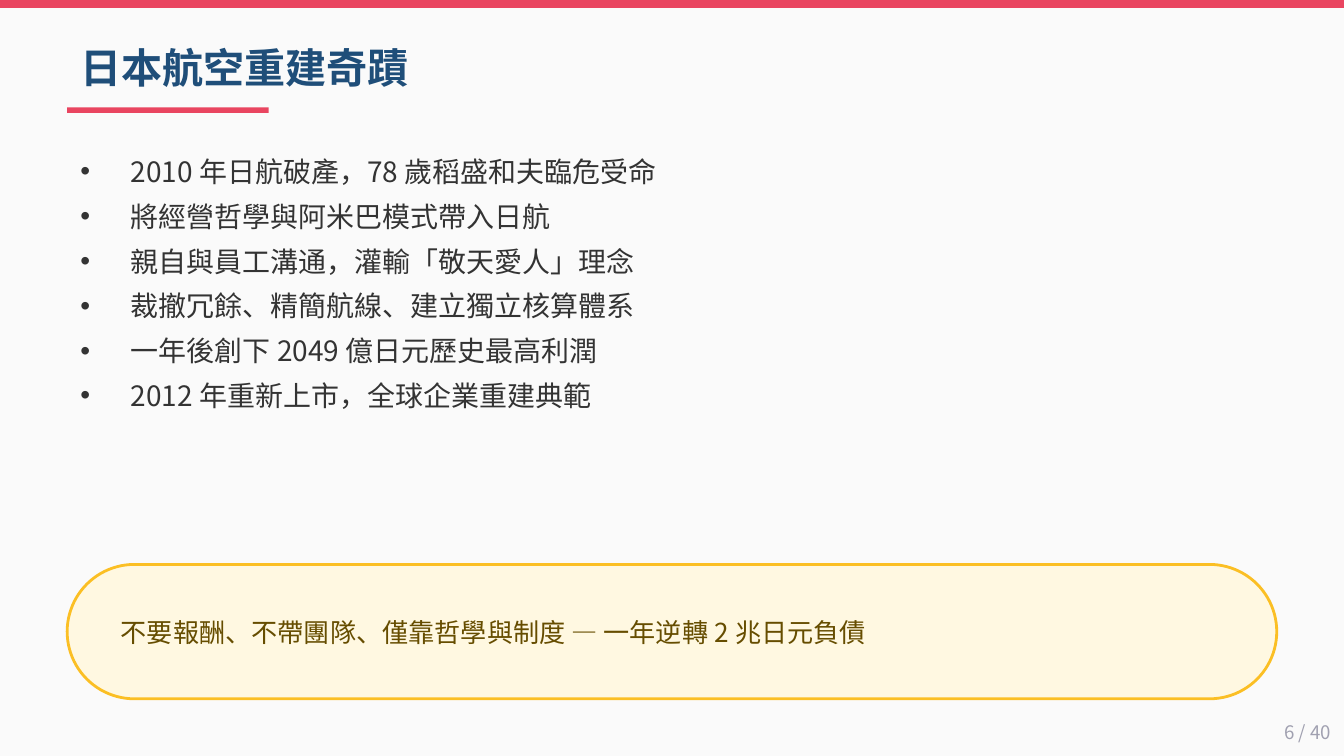
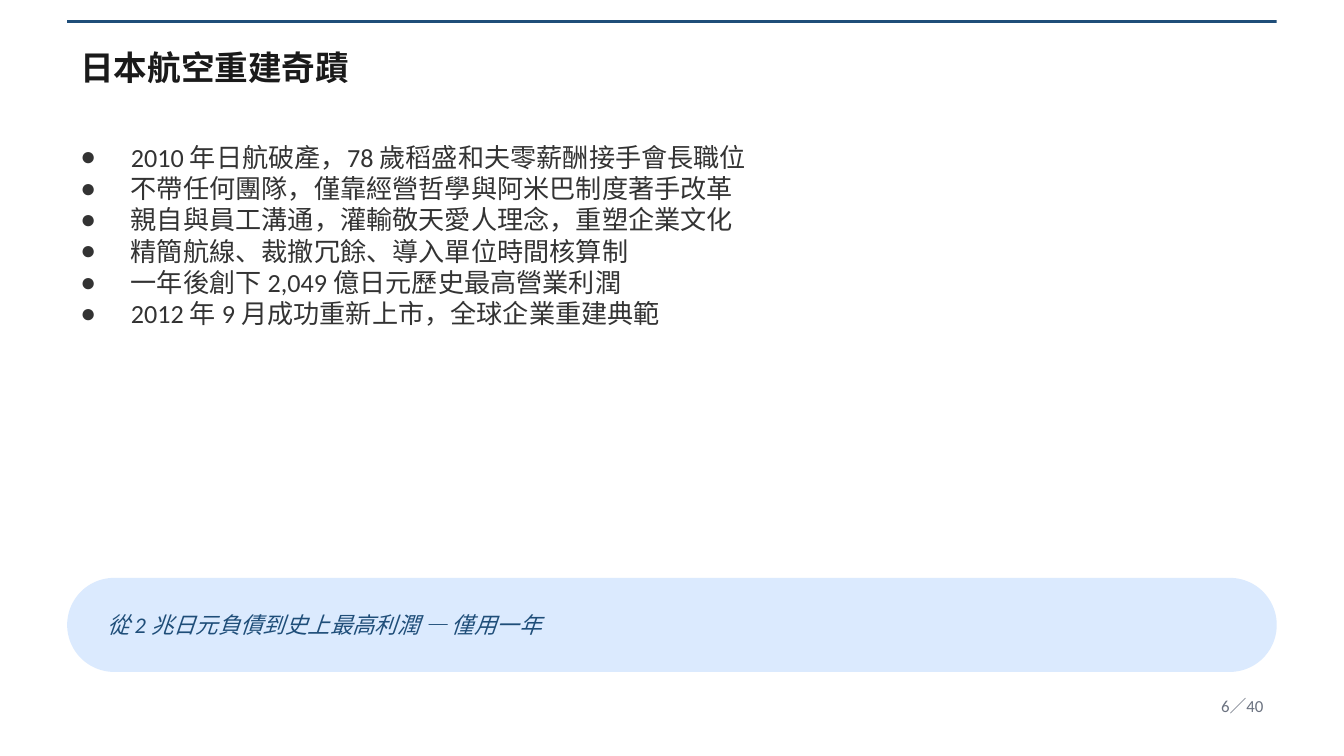
Before and after one commit to Lingo1516/Lingo1516.github.io, a slide deck: slide 6 of 阿米巴經營_40頁完整講義.pptx. Drawn at 1344x756 pixels with LibreOffice and Linux fonts; fonts in the diff are those of the drawing. Boxes give left, top, right and bottom in pixels: in the first picture for what was removed or moved away, otherwise in the second. Text is boxed around its words. In the diff, an @@ line names an element or a change of style, - is before the commit and + after.

Commit message:
update 阿米巴講義 v2 McKinsey style

```diff
--- a/阿米巴經營_40頁完整講義.pptx
+++ b/阿米巴經營_40頁完整講義.pptx
@@ background #FAFAFA to #FFFFFF @@
@@ rectangle: place and size @@
-rectangle at bbox=[0, 0, 1344, 8]
+rectangle at bbox=[67, 20, 1277, 23]
@@ rectangle at bbox=[67, 20, 1277, 23]: fill #E94560 to #1F4E79 @@
@@ text "日本航空重建奇蹟" at bbox=[80, 51, 349, 83]: size 22 to 18 pt, font Noto Sans CJK TC to Calibri, text colour #1F4E79 to #1A1A1A @@
@@ rectangle removed at bbox=[67, 108, 269, 113] @@
@@ text at bbox=[131, 145, 746, 326]: text changed; size 15 to 14 pt; font Noto Sans CJK TC to Calibri @@
-• 2010 年日航破產，78 歲稻盛和夫臨危受命
-• 將經營哲學與阿米巴模式帶入日航
-• 親自與員工溝通，灌輸「敬天愛人」理念
-• 裁撤冗餘、精簡航線、建立獨立核算體系
-• 一年後創下 2049 億日元歷史最高利潤
-• 2012 年重新上市，全球企業重建典範
+● 2010 年日航破產，78 歲稻盛和夫零薪酬接手會長職位
+● 不帶任何團隊，僅靠經營哲學與阿米巴制度著手改革
+● 親自與員工溝通，灌輸敬天愛人理念，重塑企業文化
+● 精簡航線、裁撤冗餘、導入單位時間核算制
+● 一年後創下 2,049 億日元歷史最高營業利潤
+● 2012 年 9 月成功重新上市，全球企業重建典範
@@ rounded rectangle: place and size @@
-rounded rectangle at bbox=[67, 564, 1277, 699]
+rounded rectangle at bbox=[67, 578, 1277, 672]
@@ rounded rectangle at bbox=[67, 578, 1277, 672]: fill #FFF8E1 to #DBEAFE; outline #FBBF24 1.5 pt to none; proportions changed @@
@@ text at bbox=[107, 614, 542, 635]: text changed; size 14 to 12 pt; font Noto Sans CJK TC to Calibri; text colour #664D00 to #1F4E79; italic on @@
-不要報酬、不帶團隊、僅靠哲學與制度 — 一年逆轉 2 兆日元負債
+從 2 兆日元負債到史上最高利潤 — 僅用一年
@@ text at bbox=[1221, 698, 1263, 713]: text changed; size 10 to 9 pt; font Noto Sans CJK TC to Calibri; text colour #A0A0B0 to #6B7280 @@
-6 / 40
+6／40
```
Also in this commit, not shown: 39 other slides changed.
